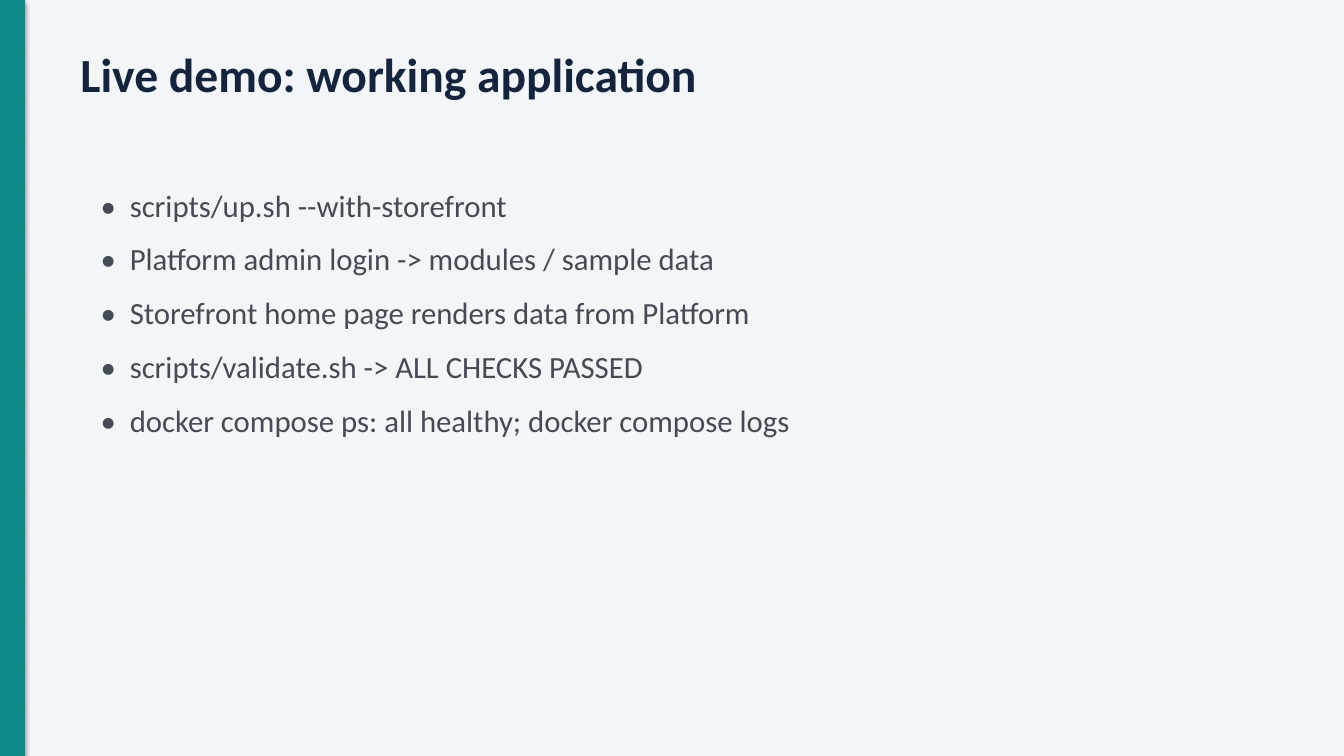
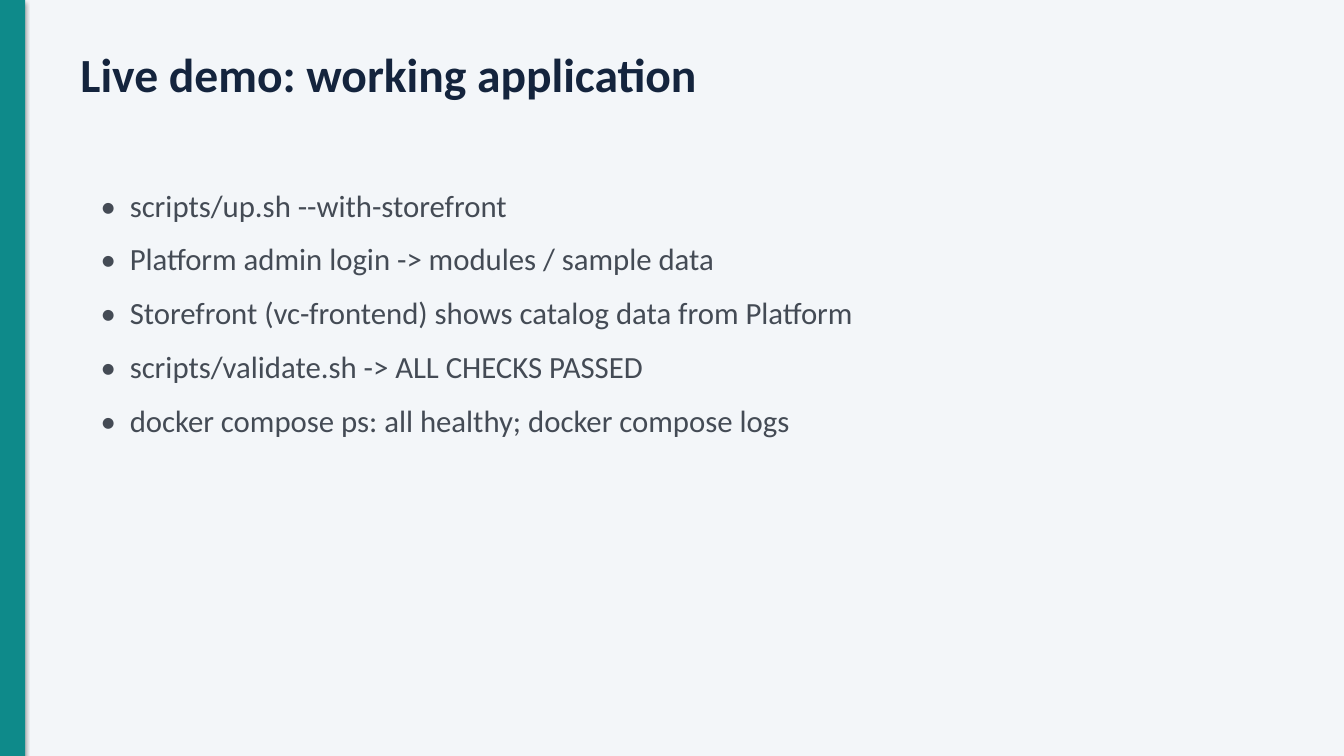
Before and after one commit to dussashivani/Project_Virto-Commerce-Platform_, a slide deck: slide 4 of docs/presentation/Virto-AWS-DevOps-presentation.pptx. Drawn at 1344x756 pixels with LibreOffice and Linux fonts; fonts in the diff are those of the drawing. Boxes give left, top, right and bottom in pixels: in the first picture for what was removed or moved away, otherwise in the second. Text is boxed around its words. In the diff, an @@ line names an element or a change of style, - is before the commit and + after.

```diff
--- a/docs/presentation/Virto-AWS-DevOps-presentation.pptx
+++ b/docs/presentation/Virto-AWS-DevOps-presentation.pptx
@@ text at box(130, 301, 853, 330): text changed @@
-• Storefront home page renders data from Platform
+• Storefront (vc-frontend) shows catalog data from Platform
```
Also in this commit, not shown: 8 other slides changed.
